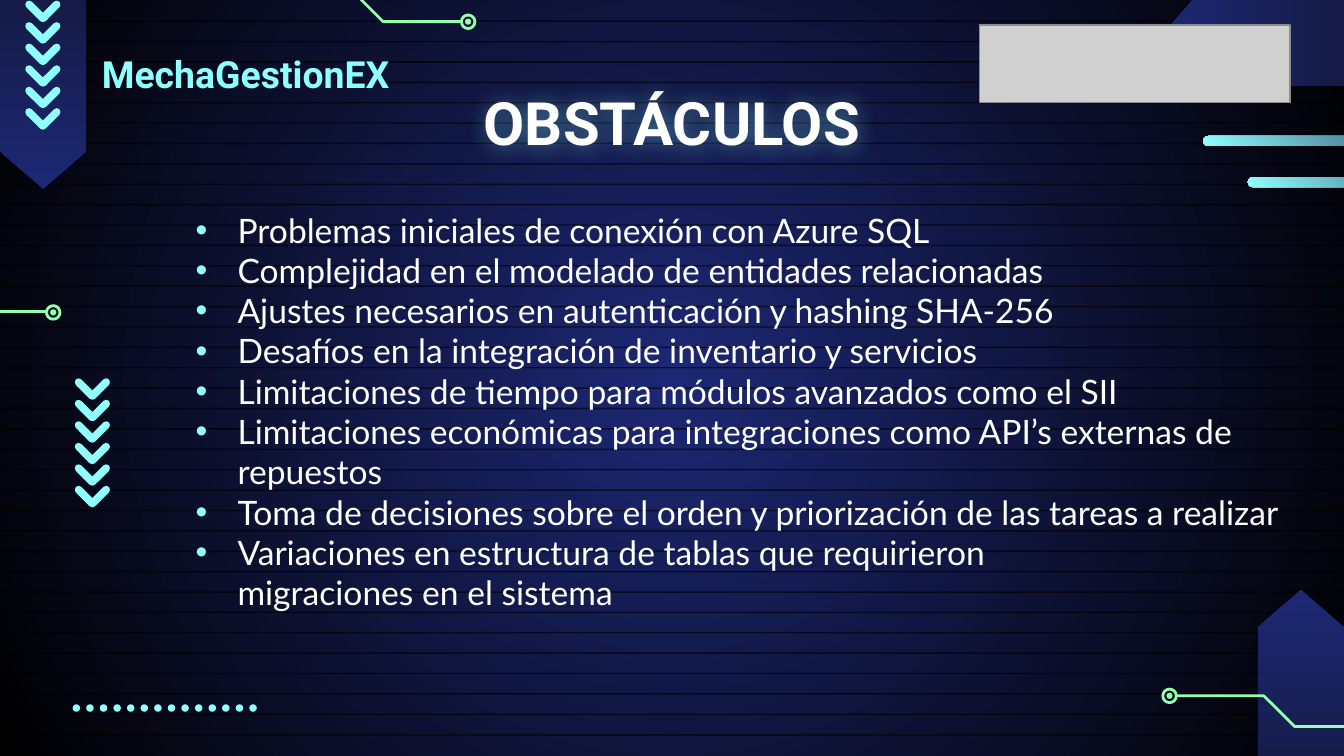
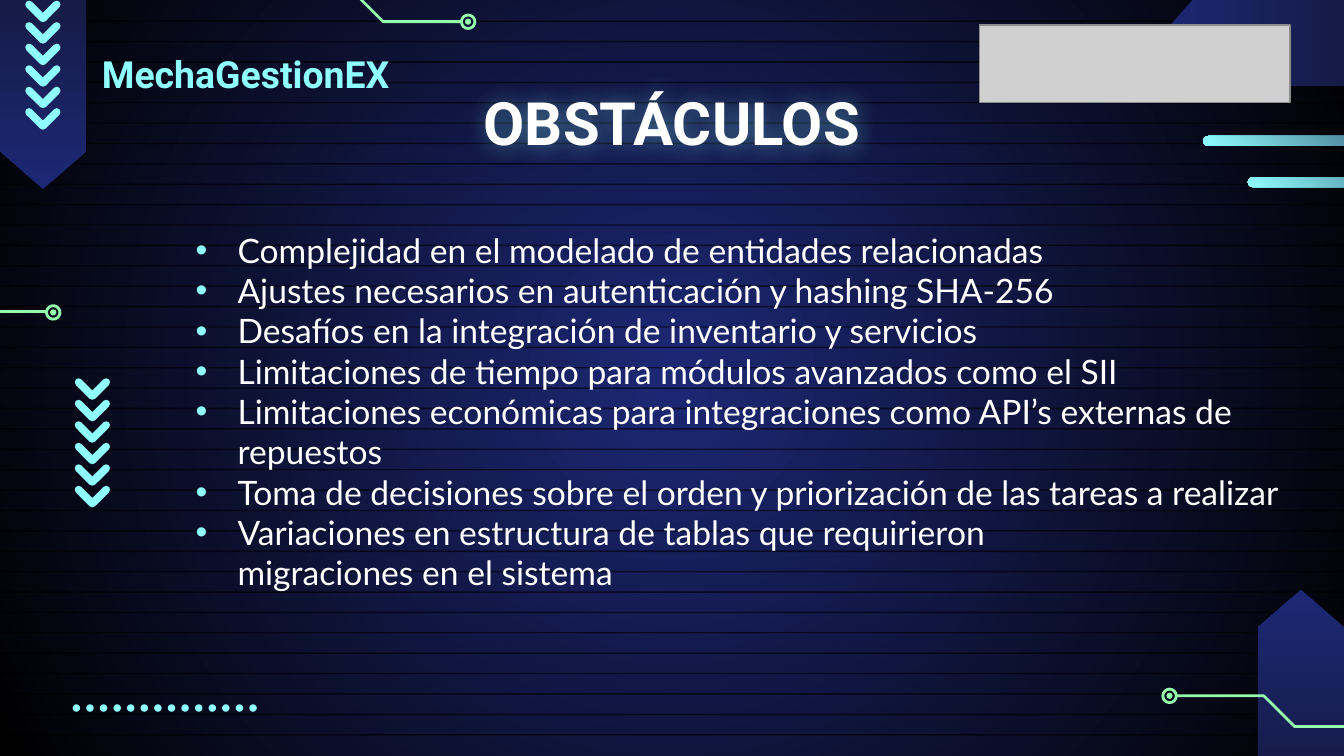
Before and after one commit to Sythrex/Capstone_grupo_4, a slide deck: slide 16 of Fase 3/Evidencias grupales/Presentacion Final del proyecto (Espanol).pptx (slide 18 before the commit). Drawn at 1344x756 pixels with LibreOffice and Linux fonts; fonts in the diff are those of the drawing; grey boxes stand for pictures. Boxes give left, top, right and bottom in pixels: in the first picture for what was removed or moved away, otherwise in the second. Text is boxed around its words. In the diff, an @@ line names an element or a change of style, - is before the commit and + after.

```diff
--- a/Fase 3/Evidencias grupales/Presentacion Final del proyecto (Espanol).pptx
+++ b/Fase 3/Evidencias grupales/Presentacion Final del proyecto (Espanol).pptx
@@ text at bbox=[238, 218, 929, 248]: paragraph removed @@
-• Problemas iniciales de conexión con Azure SQL
```
Also in this commit, not shown: 3 other slides changed, 2 slides removed.
